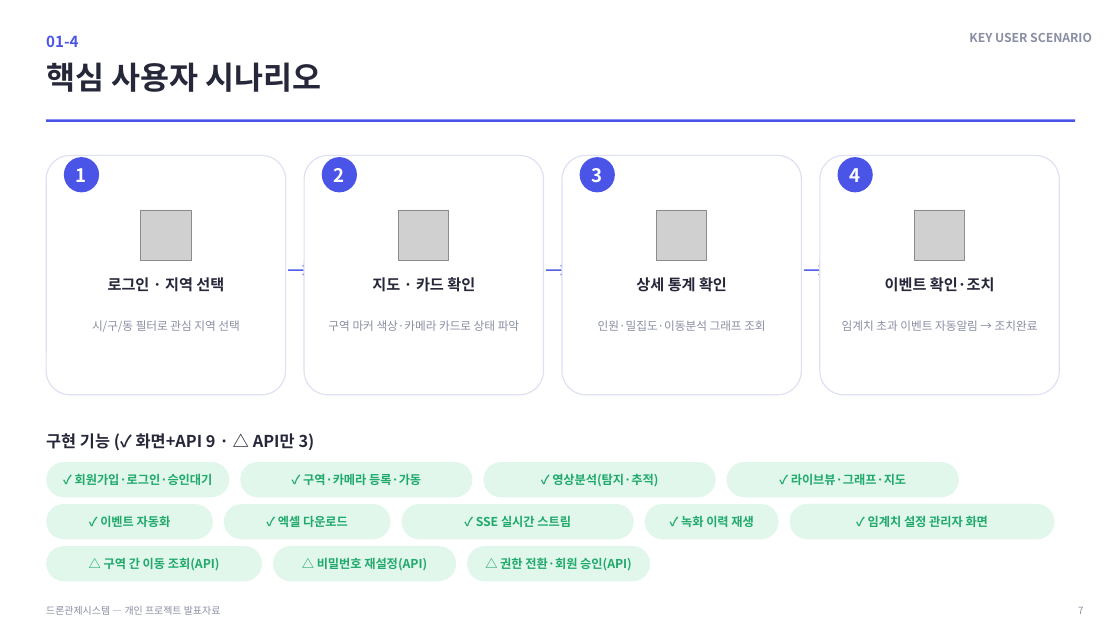
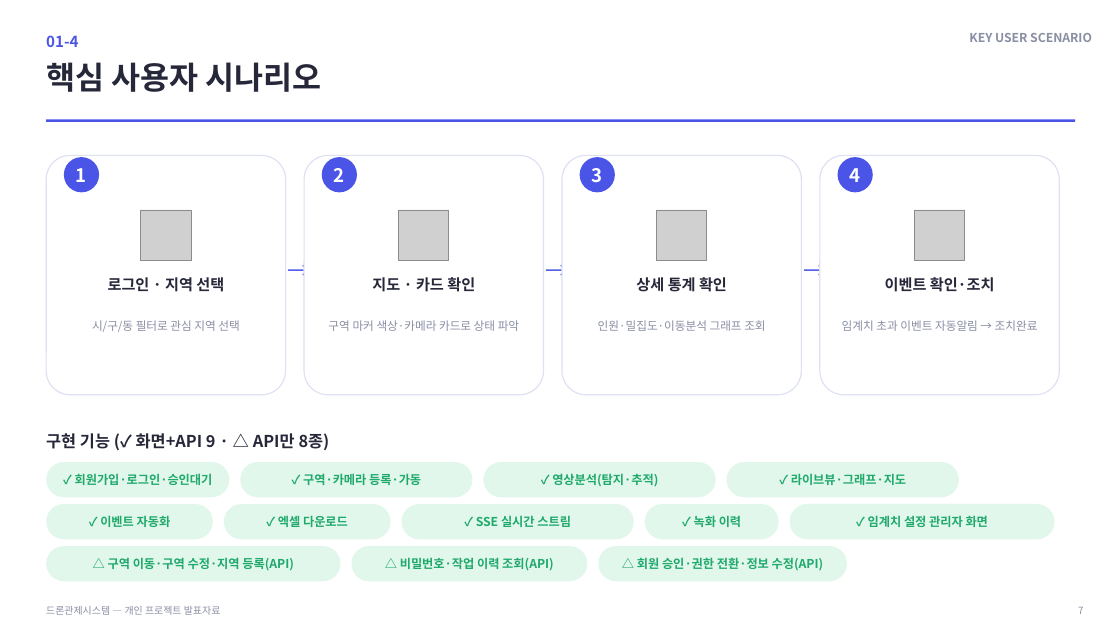
Before and after one commit to rlaeoaud7018/DroneControllSystemApp, a slide deck: slide 7 of 발표자료6.pptx. Drawn at 1120x630 pixels with LibreOffice and Linux fonts; fonts in the diff are those of the drawing; grey boxes stand for pictures; background and template pictures are left out. Boxes give left, top, right and bottom in pixels: in the first picture for what was removed or moved away, otherwise in the second. Text is boxed around its words. In the diff, an @@ line names an element or a change of style, - is before the commit and + after.

```diff
--- a/발표자료6.pptx
+++ b/발표자료6.pptx
@@ text at <box>46,433,330,450</box>: text changed @@
-구현 기능 (✓ 화면+API 9 · △ API만 3)
+구현 기능 (✓ 화면+API 9 · △ API만 8종)
@@ text at <box>694,515,741,527</box>: text changed @@
-✓ 녹화 이력 재생
+✓ 녹화 이력
@@ rounded rectangle: place and size @@
-rounded rectangle at <box>46,546,262,581</box>
+rounded rectangle at <box>46,546,340,581</box>
@@ text at <box>108,557,294,571</box>: text changed @@
-△ 구역 간 이동 조회(API)
+△ 구역 이동·구역 수정·지역 등록(API)
@@ rounded rectangle: place and size @@
-rounded rectangle at <box>273,546,456,581</box>
+rounded rectangle at <box>351,546,587,581</box>
@@ text at <box>400,557,554,571</box>: text changed @@
-△ 비밀번호 재설정(API)
+△ 비밀번호·작업 이력 조회(API)
@@ rounded rectangle: place and size @@
-rounded rectangle at <box>467,546,650,581</box>
+rounded rectangle at <box>598,546,847,581</box>
@@ text at <box>637,557,824,570</box>: text changed @@
-△ 권한 전환·회원 승인(API)
+△ 회원 승인·권한 전환·정보 수정(API)
```
Also in this commit, not shown: 8 other slides changed, 8 other files.
